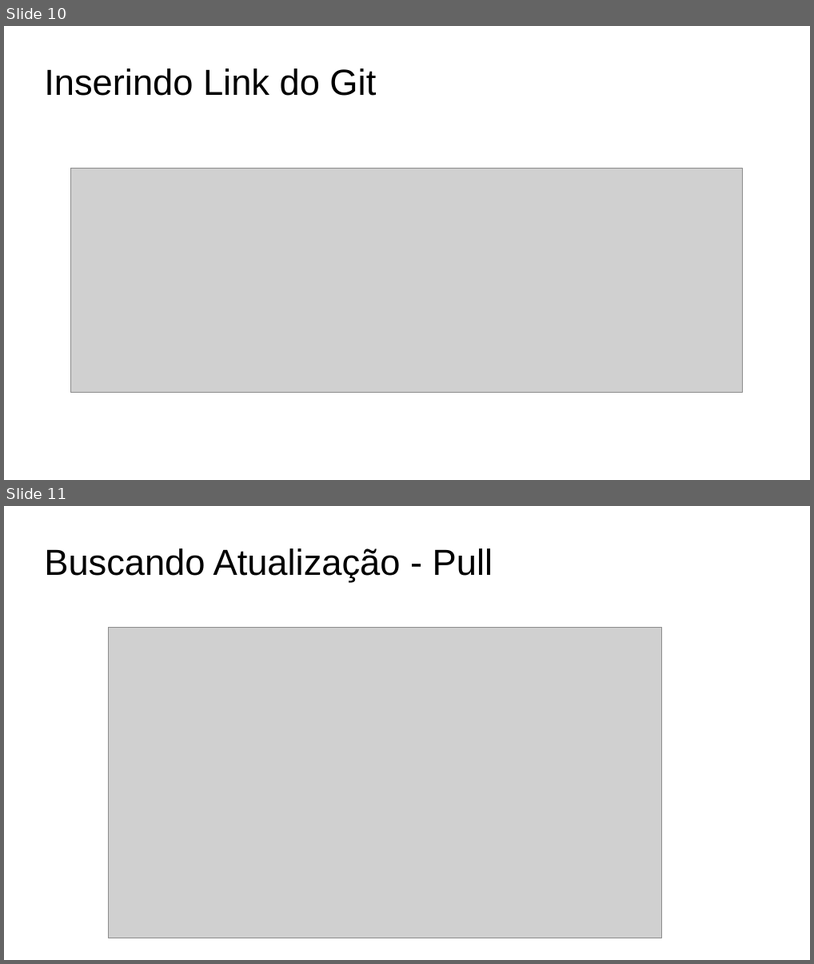
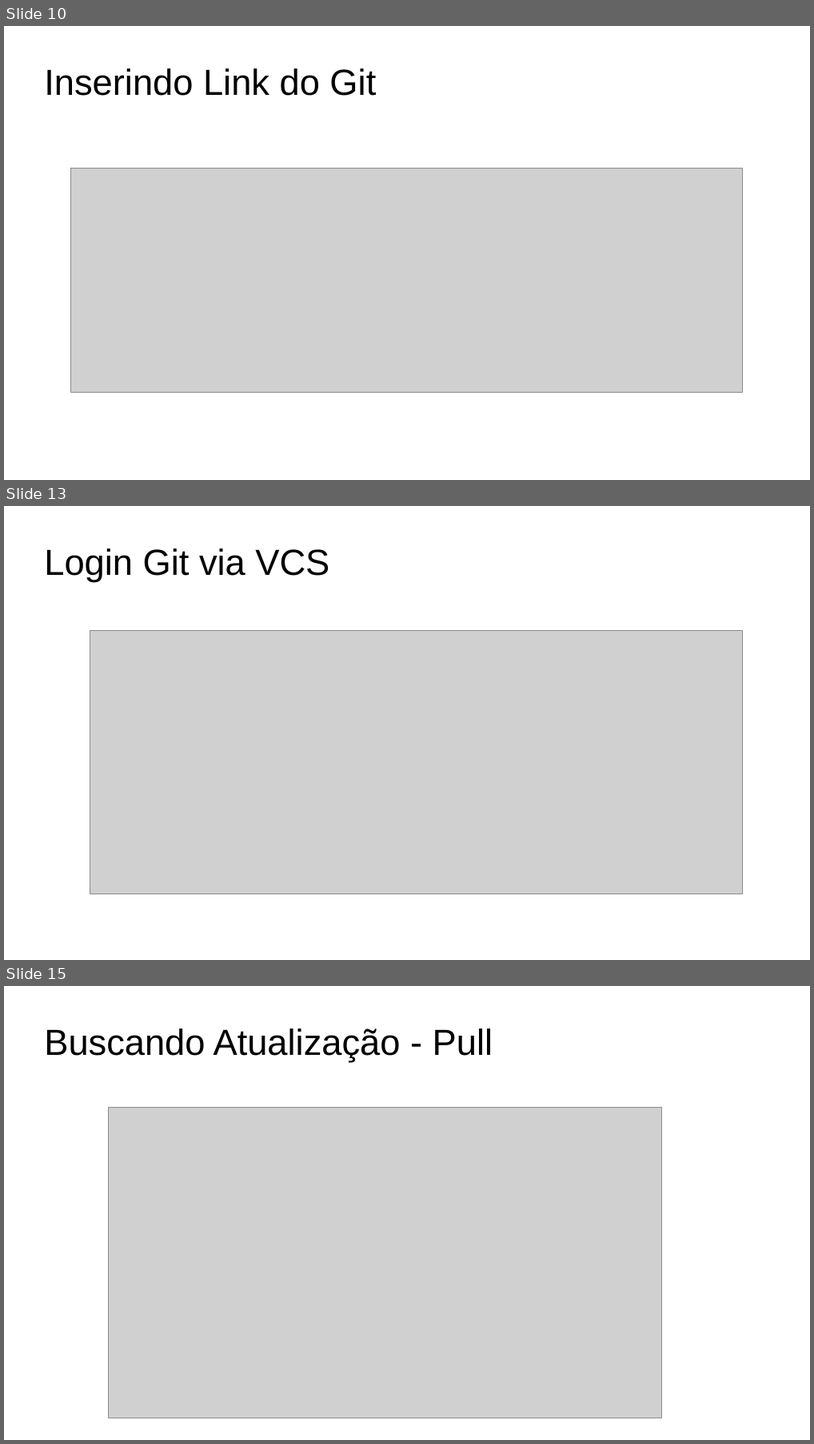
Before and after one commit to vinicius023/AprasentacaoGit, a slide deck: SlidesIntellij.odp. Shown one above the other, each under a label of ours: slides 10 and 11 before the commit, slides 10, 13 and 15 after it; the slides between them are not shown. The pictures are 814x964 and 814x1444 pixels, drawn with LibreOffice and Linux fonts; fonts in the diff are those of the drawing; grey boxes stand for pictures; background and template pictures are left out. Boxes give left, top, right and bottom in pixels: in the first picture for what was removed or moved away, otherwise in the second. Text is boxed around its words. In the diff, an @@ line names an element or a change of style, - is before the commit and + after.

```diff
--- a/SlidesIntellij.odp
+++ b/SlidesIntellij.odp
@@ slide 13 added at [4,506,810,960], background #FFFFFF @@
@@ title added at [44,548,330,582], 35.7 pt, text #000000 @@
+Login Git via VCS
@@ picture added at [90,630,743,894] @@
@@ what was slide 11 is now slide 15 @@
```
Also in this commit, not shown: 1 slide changed, 4 other slides added, 1 slide removed, 2 other files.
